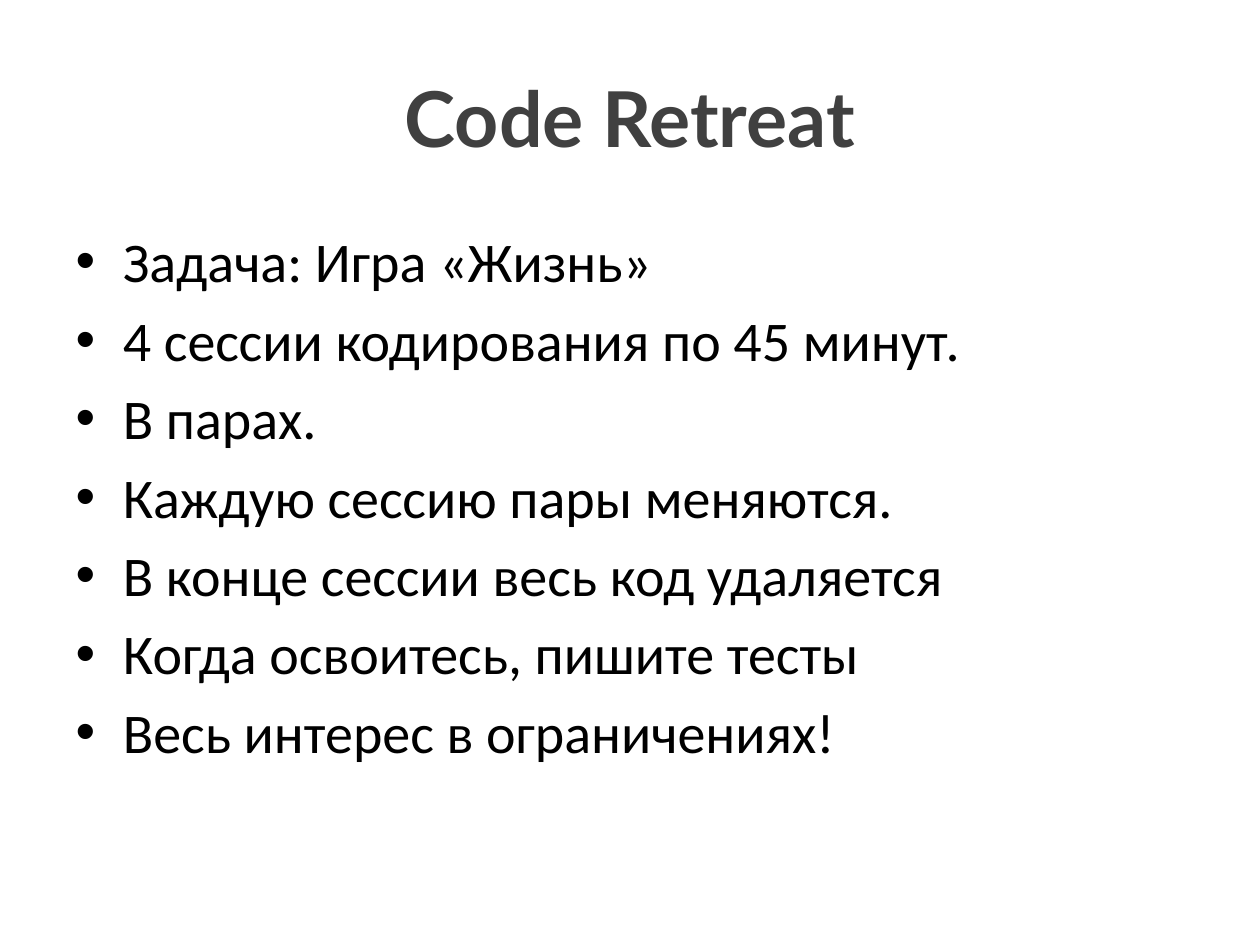
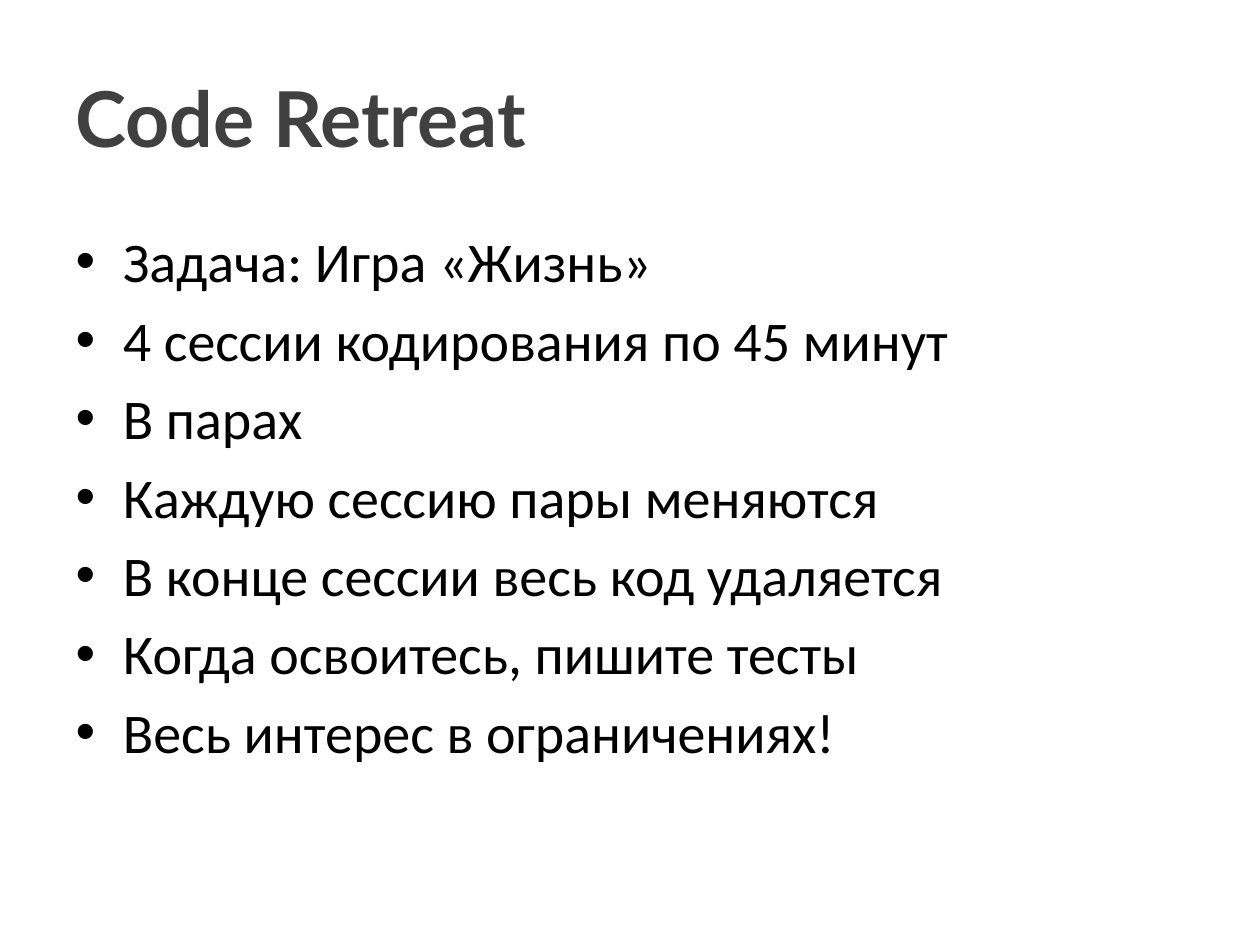
Before and after one commit to xoposhiy/xoposhiy.github.io, a slide deck: slide 3 of coderetreat/CodeRetreat.pptx. Drawn at 1260x945 pixels with LibreOffice and Linux fonts; fonts in the diff are those of the drawing. Boxes give left, top, right and bottom in pixels: in the first picture for what was removed or moved away, otherwise in the second. Text is boxed around its words. In the diff, an @@ line names an element or a change of style, - is before the commit and + after.

```diff
--- a/coderetreat/CodeRetreat.pptx
+++ b/coderetreat/CodeRetreat.pptx
@@ title "Code Retreat" at (76,90,525,148): alignment centre to left @@
@@ text at (123,325,948,528): text changed @@
-• 4 сессии кодирования по 45 минут.
-• В парах.
-• Каждую сессию пары меняются.
+• 4 сессии кодирования по 45 минут
+• В парах
+• Каждую сессию пары меняются
```
Also in this commit, not shown: 8 other slides changed, 1 slide added, 5 slides removed, 4 other files.
